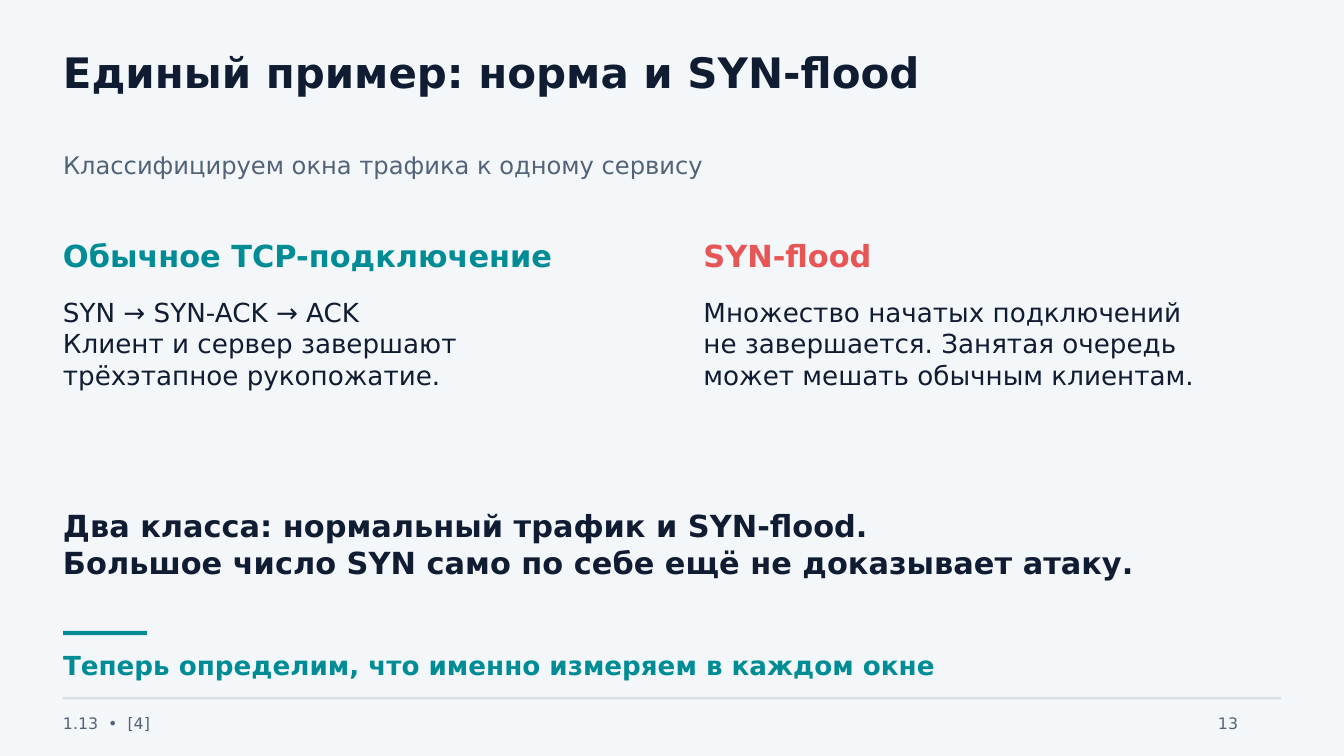
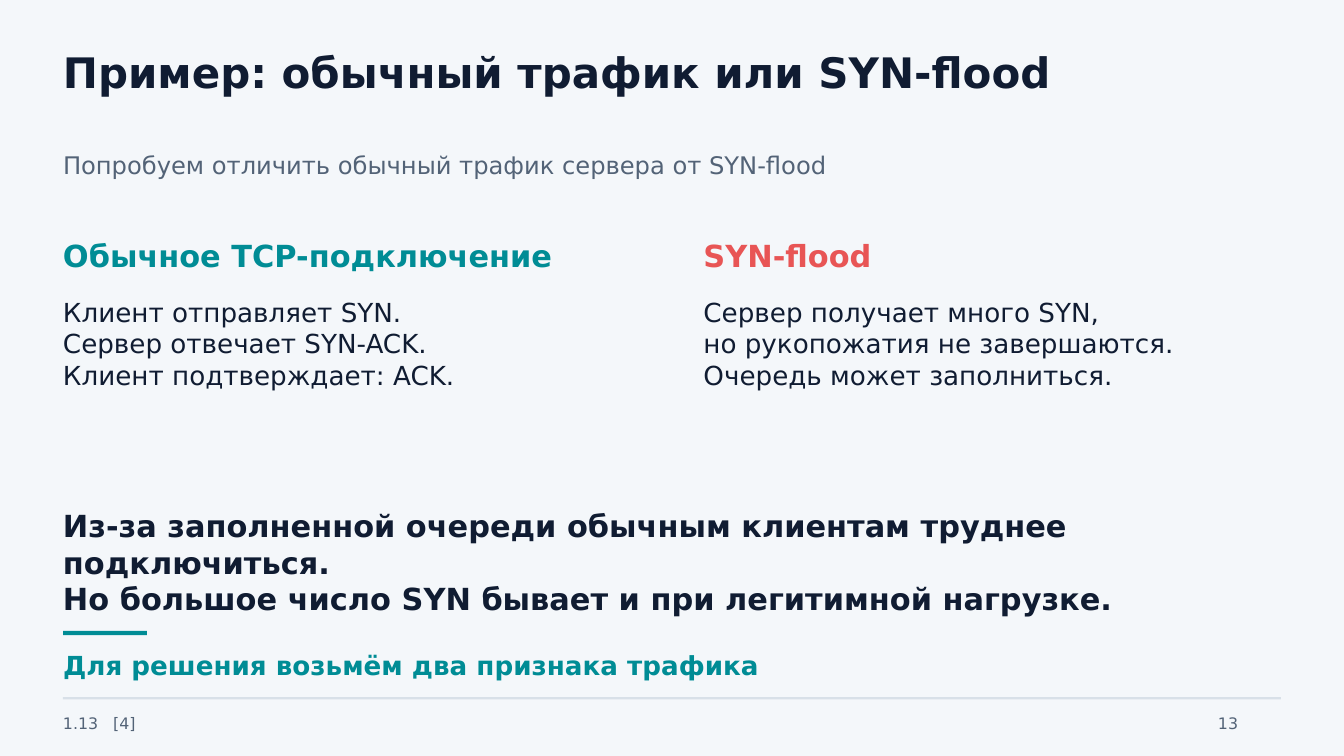
Before and after one commit to johnnilson664-sys/gis, a slide deck: slide 13 of presentations/1.13-etalony-otstupy/Etalony_otstupy_SYN_flood.pptx. Drawn at 1344x756 pixels with LibreOffice and Linux fonts; fonts in the diff are those of the drawing. Boxes give left, top, right and bottom in pixels: in the first picture for what was removed or moved away, otherwise in the second. Text is boxed around its words. In the diff, an @@ line names an element or a change of style, - is before the commit and + after.

Commit message:
Simplify presentation wording and add annotated notebook plot to the practical example

```diff
--- a/presentations/1.13-etalony-otstupy/Etalony_otstupy_SYN_flood.pptx
+++ b/presentations/1.13-etalony-otstupy/Etalony_otstupy_SYN_flood.pptx
@@ text at (63,54,1050,97): text changed @@
-Единый пример: норма и SYN-flood
+Пример: обычный трафик или SYN-flood
@@ text at (63,155,826,179): text changed @@
-Классифицируем окна трафика к одному сервису
+Попробуем отличить обычный трафик сервера от SYN-flood
@@ text at (63,302,454,390): text changed @@
-SYN → SYN-ACK → ACK
-Клиент и сервер завершают
-трёхэтапное рукопожатие.
+Клиент отправляет SYN.
+Сервер отвечает SYN-ACK.
+Клиент подтверждает: ACK.
@@ text at (703,302,1173,390): text changed @@
-Множество начатых подключений
-не завершается. Занятая очередь
-может мешать обычным клиентам.
+Сервер получает много SYN,
+но рукопожатия не завершаются.
+Очередь может заполниться.
@@ text at (63,513,1112,616): text changed @@
-Два класса: нормальный трафик и SYN-flood.
-Большое число SYN само по себе ещё не доказывает атаку.
+Из-за заполненной очереди обычным клиентам труднее подключиться.
+Но большое число SYN бывает и при легитимной нагрузке.
@@ text at (63,654,758,680): text changed @@
-Теперь определим, что именно измеряем в каждом окне
+Для решения возьмём два признака трафика
@@ text at (63,717,135,731): text changed @@
-1.13 • [4]
+1.13 [4]
```
Also in this commit, not shown: 21 other slides changed, 1 slide added, 8 other files.
